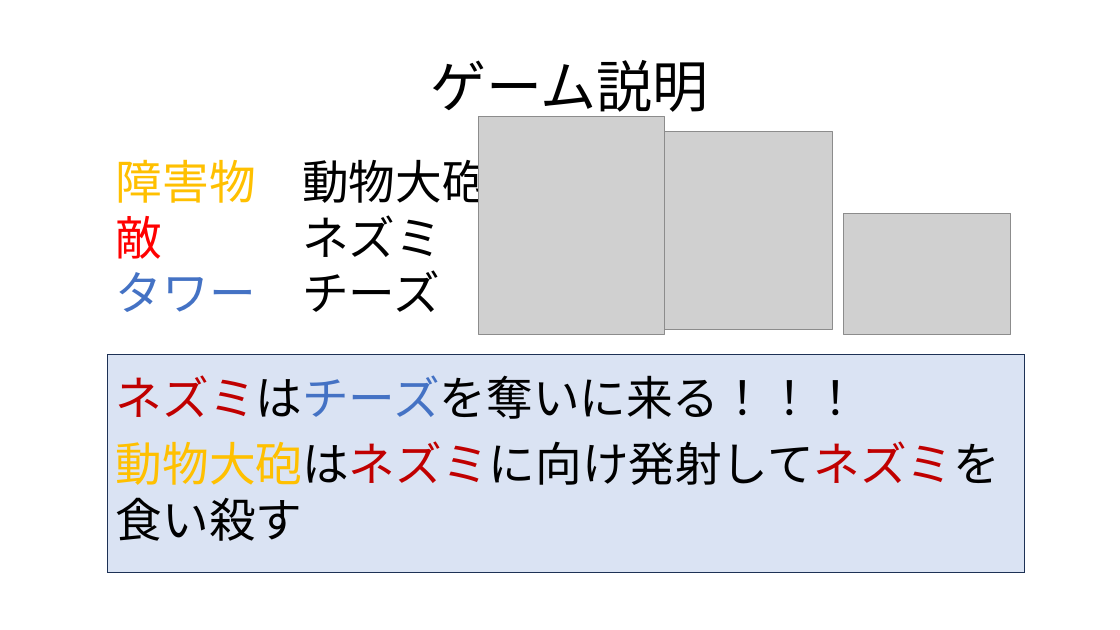
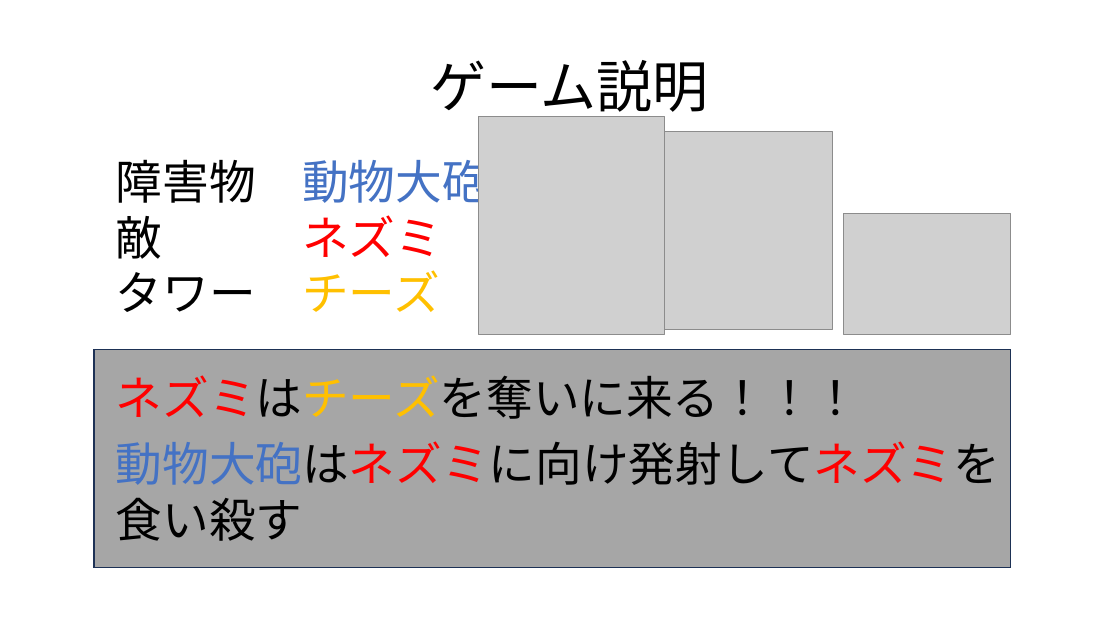
Before and after one commit to sayudesu/ToD, a slide deck: slide 5 of _Proposal/TowerOfDefense.pptx (slide 4 before the commit). Drawn at 1120x630 pixels with LibreOffice and Linux fonts; fonts in the diff are those of the drawing; grey boxes stand for pictures; background and template pictures are left out. Boxes give left, top, right and bottom in pixels: in the first picture for what was removed or moved away, otherwise in the second. Text is boxed around its words. In the diff, an @@ line names an element or a change of style, - is before the commit and + after.

```diff
--- a/_Proposal/TowerOfDefense.pptx
+++ b/_Proposal/TowerOfDefense.pptx
@@ text "障害物 動物大砲" at bbox=[116, 151, 489, 312]: text colour #FFC000 to #000000 in "障害物"; text colour #000000 to #4472C4 in "動物大砲"; text colour #FF0000 to #000000 in "敵"; text colour #000000 to #FF0000 in "ネズミ"; text colour #4472C4 to #000000 in "タワー"; text colour #000000 to #FFC000 in "チーズ" @@
@@ rectangle: place and size @@
-rectangle at bbox=[108, 355, 1025, 573]
+rectangle at bbox=[94, 350, 1012, 567]
@@ rectangle at bbox=[94, 350, 1012, 567]: fill #DAE3F3 to #A6A6A6 @@
@@ text "ネズミはチーズを奪いに来る！！！" at bbox=[116, 375, 860, 419]: text colour #C00000 to #FF0000, text colour #4472C4 to #FFC000 in "ネズミはチーズを奪いに来る！！！" @@
@@ text "動物大砲はネズミに向け発射してネズミを食い殺す" at bbox=[116, 441, 1000, 541]: text colour #FFC000 to #4472C4, text colour #C00000 to #FF0000 in "動物大砲はネズミに向け発射してネズミを食い殺す" @@
```
Also in this commit, not shown: 8 other slides changed, 3 other files.
